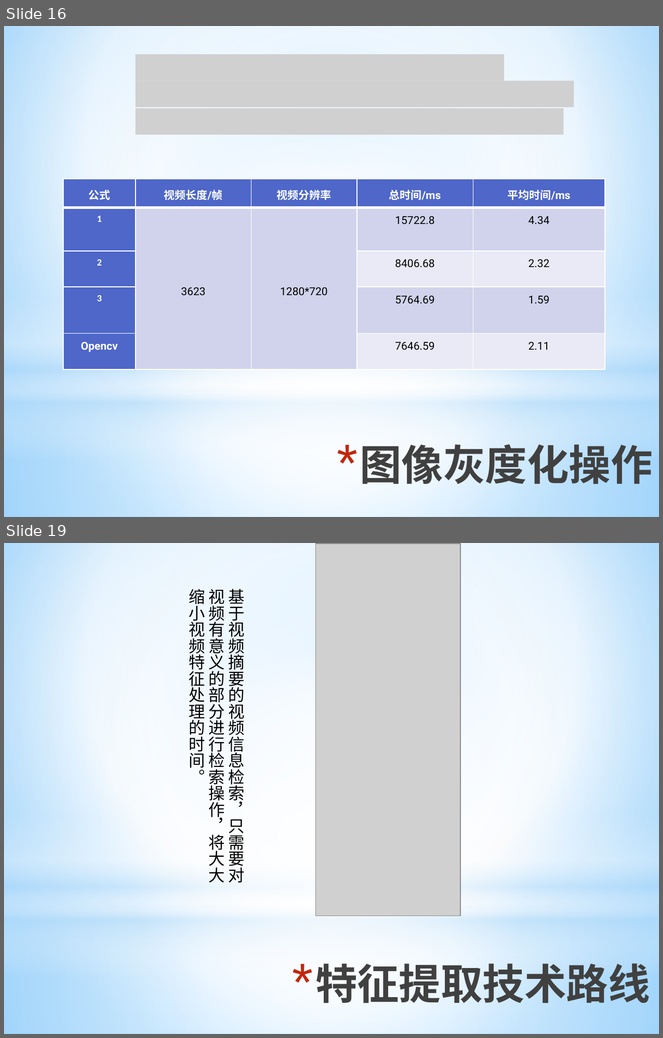
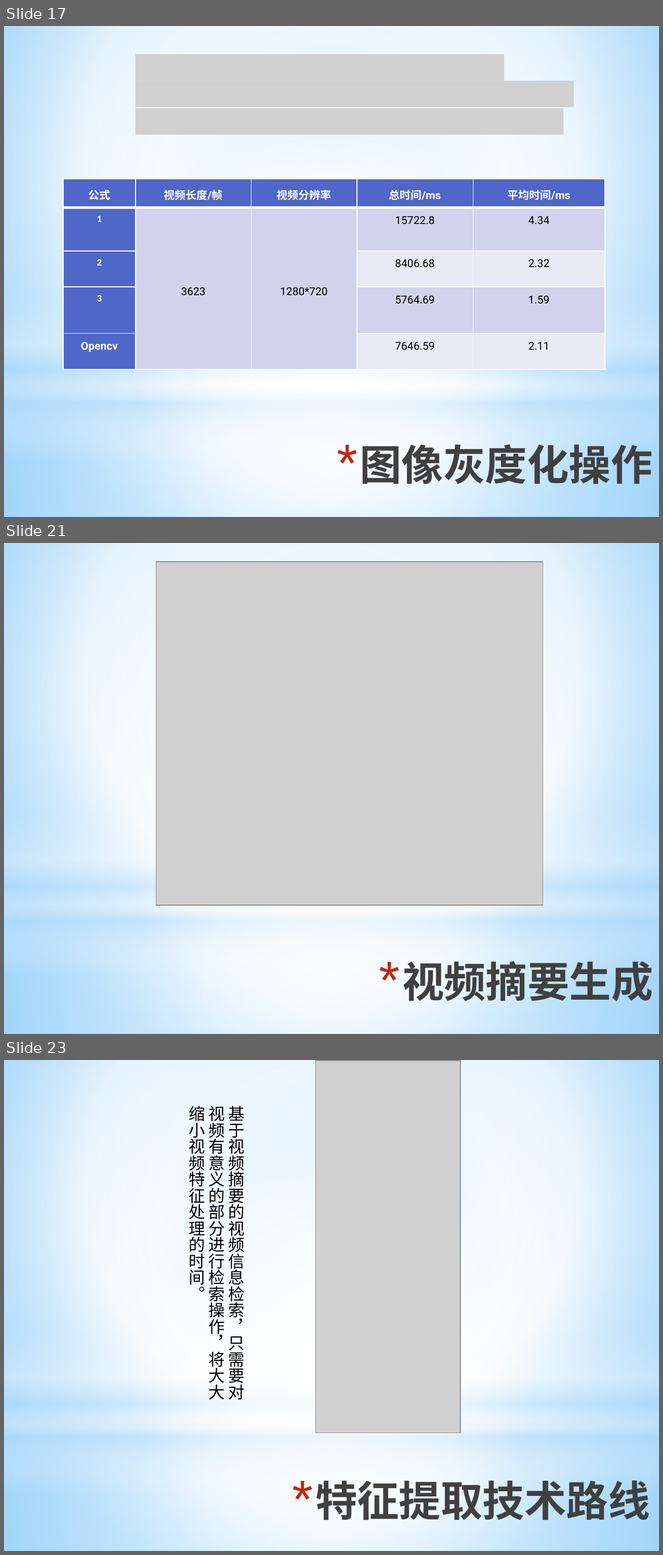
Before and after one commit to ronnyMakhuddin/motion-detect-tiqu, a slide deck: 研究生毕业设计/文档管理/预答辩/毕业设计预答辩.pptx. Shown one above the other, each under a label of ours: slides 16 and 19 before the commit, slides 17, 21 and 23 after it; the slides between them are not shown. The pictures are 663x1038 and 663x1555 pixels, drawn with LibreOffice and Linux fonts; fonts in the diff are those of the drawing; grey boxes stand for pictures. Boxes give left, top, right and bottom in pixels: in the first picture for what was removed or moved away, otherwise in the second. Text is boxed around its words. In the diff, an @@ line names an element or a change of style, - is before the commit and + after.

```diff
--- a/研究生毕业设计/文档管理/预答辩/毕业设计预答辩.pptx
+++ b/研究生毕业设计/文档管理/预答辩/毕业设计预答辩.pptx
@@ slide 21 added at (x1=4, y1=543, x2=659, y2=1034), background gradient #9ED5FF to #FFFFFF to #5BB9FF; not listed: 4 template elements that a slide beside it also shows @@
@@ picture added at (x1=156, y1=562, x2=543, y2=906) @@
@@ title added at (x1=402, y1=955, x2=653, y2=1008), 46 pt, text gradient #000000 to #404040 to #212745, bold @@
+* 视频摘要生成
@@ what was slide 16 is now slide 17 @@
@@ what was slide 19 is now slide 23 @@
```
Also in this commit, not shown: 3 slides changed, 3 other slides added, 1 slide removed, 2 other files.
